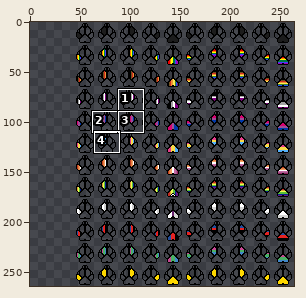
Sprite sheet -- assets/img/pride_paws.png. The picture above shows the old version from afar; the outline marks the close-up.
Close-up. As it was:
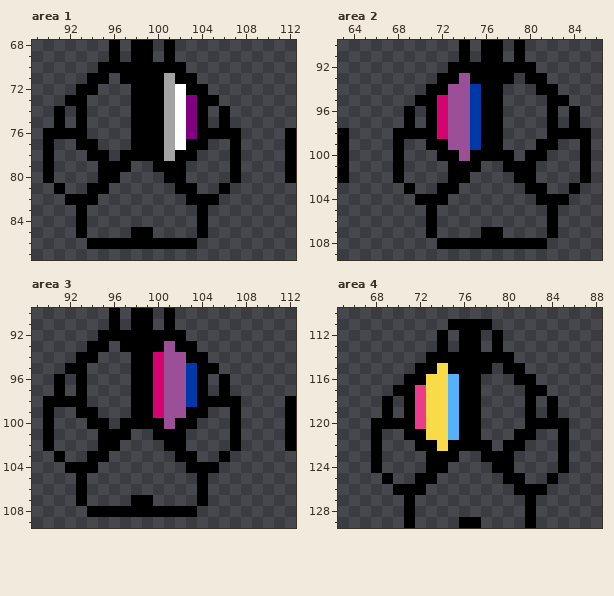
The file is 220x264 pixels. Colours within 5 levels of each other are drawn and written as one. Shown: area 1: x 89..112, y 68..87; area 2: x 63..86, y 90..109; area 3: x 89..112, y 90..109; area 4: x 65..88, y 110..129. The old version is drawn lined up with the new one, on the new canvas. The commit also changed other parts of the picture, which this record leaves out.
After:
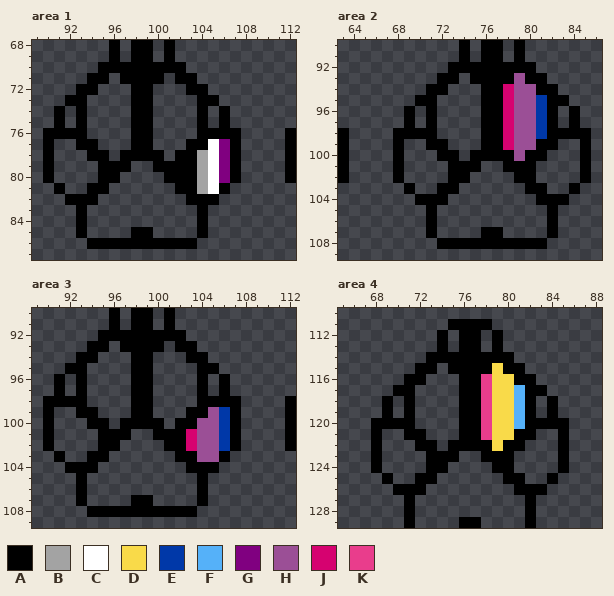
Palette (. is transparent): A #000000  B #a3a3a3  C #ffffff  D #f9da49  E #0038a8  F #55b1f9  G #800080  H #9b4f96  J #d60270  K #e93d8c
Diff:
canvas 220x264 -> 264x264, the old top-left corner now at 44,0
Area 1:
y 71: x 101 B -> .
y 72: x 100..102 ABC -> ...
y 73..76: x 100..103 ABCG -> ....
y 77: x 100..102 ABC -> ...; x 105..106 .. -> CG
y 78: x 101 B -> .; x 104..106 ... -> BCG
y 79..80: x 103..106 .... -> ABCG
y 81: x 104..105 .. -> BC
Area 2:
y 93: x 74 H -> .; x 79 . -> H
y 94: x 73..75 HHE -> ...; x 78..80 ... -> JHH
y 95..98: x 72..75 JHHE -> ....; x 78..81 .... -> JHHE
y 99: x 73..75 HHE -> ...; x 78..80 ... -> JHH
y 100: x 74 H -> .; x 79 . -> H
Area 3:
y 93: x 101 H -> .
y 94: x 100..102 JHH -> ...
y 95..98: x 100..103 JHHE -> ....
y 99: x 100..102 JHH -> ...; x 105..106 .. -> HE
y 100: x 101 H -> .; x 104..106 ... -> HHE
y 101..102: x 103..106 .... -> JHHE
y 103: x 104..105 .. -> HH
Area 4:
y 115: x 74 D -> .; x 79 . -> D
y 116: x 73..75 DDF -> ...; x 78..80 ... -> KDD
y 117..120: x 72..75 KDDF -> ....; x 78..81 .... -> KDDF
y 121: x 73..75 DDF -> ...; x 78..80 ... -> KDD
y 122: x 74 D -> .; x 79 . -> D
Pixel boxes of the changes (left, top, right, bottom) in both close-ups:
changed: (153, 73, 230, 194)
changed: (437, 73, 547, 161)
changed: (153, 341, 230, 462)
changed: (415, 363, 525, 451)
